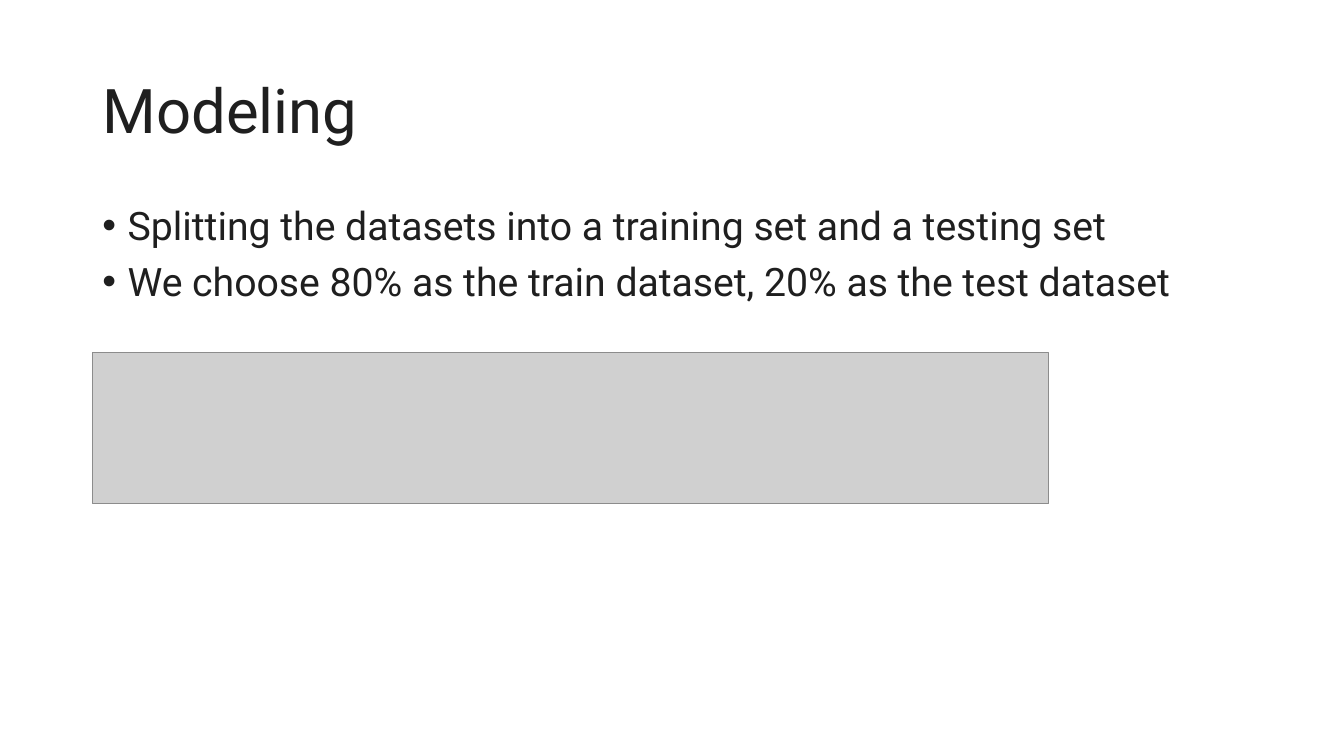
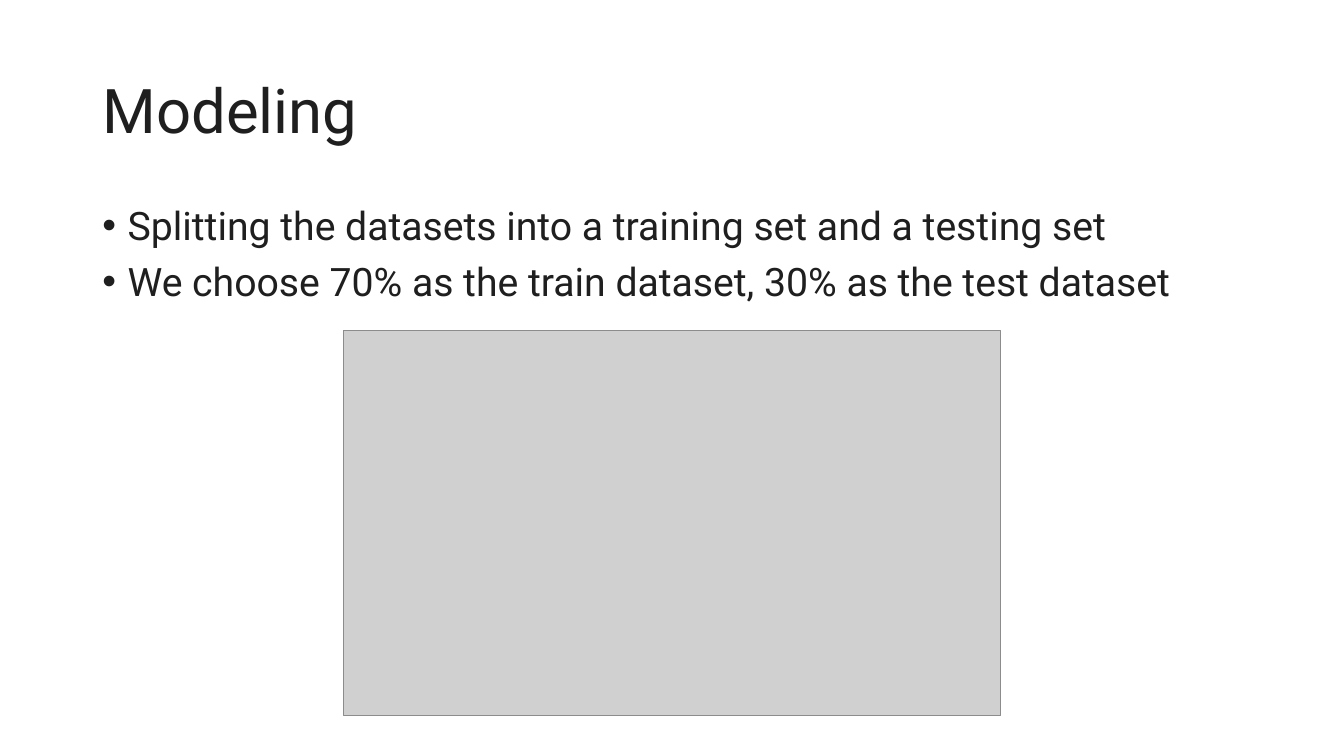
Before and after one commit to Jet1i/ML, a slide deck: slide 9 of machine learning.pptx (slide 8 before the commit). Drawn at 1344x756 pixels with LibreOffice and Linux fonts; fonts in the diff are those of the drawing; grey boxes stand for pictures. Boxes give left, top, right and bottom in pixels: in the first picture for what was removed or moved away, otherwise in the second. Text is boxed around its words. In the diff, an @@ line names an element or a change of style, - is before the commit and + after.

```diff
--- a/machine learning.pptx
+++ b/machine learning.pptx
@@ text at bbox=[128, 266, 1170, 302]: text changed @@
-• We choose 80% as the train dataset, 20% as the test dataset
+• We choose 70% as the train dataset, 30% as the test dataset
@@ picture removed at bbox=[93, 353, 1050, 504] @@
@@ picture added at bbox=[344, 331, 1001, 716] @@
```
Also in this commit, not shown: 2 other slides changed, 1 slide added.
